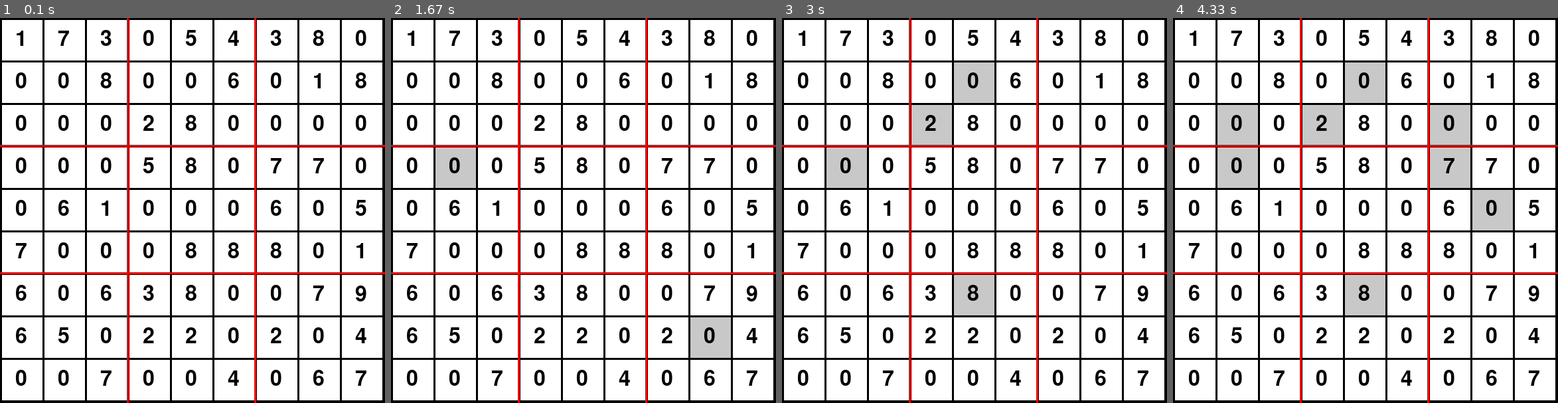
Above: before the commit, frames 1-4 (left to right).
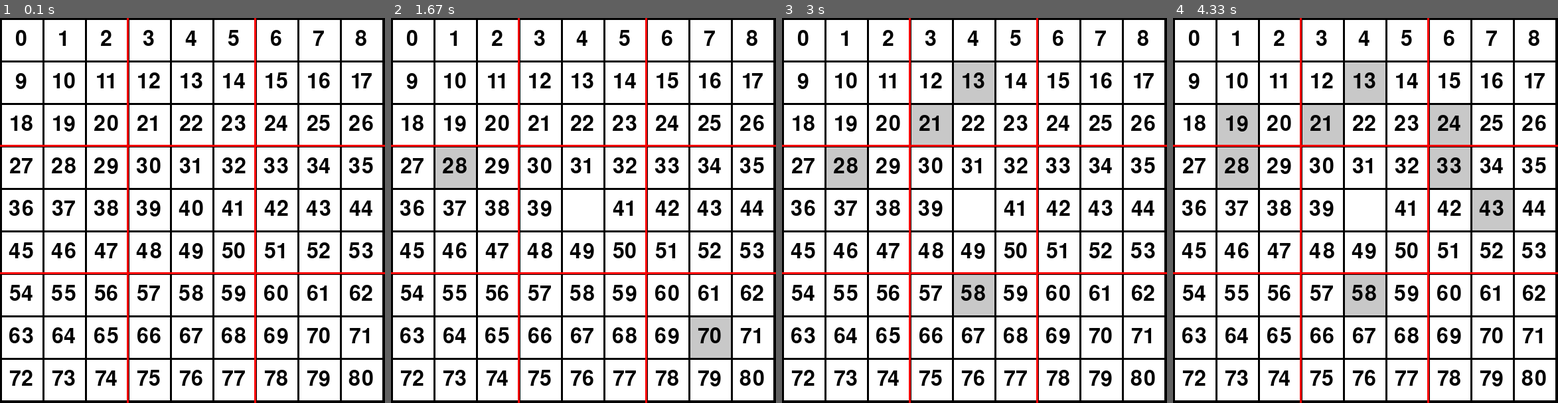
Above: after the commit, the same moments.

Repository: ravenstudios/sudoku_pygame
Game: pygame game, started from main.py
Same seed, same stepped clock (60 frames per second), same inputs: the game is played once before the commit and once after it.
Inputs (mouse positions are in pixels of both pictures, inside the frame that each line leads up to):
- Up to frame 1 (0.1 s): no input
- Up to frame 2 (1.67 s): click (583, 210) at 0.38 s; tap 0 at 0.67 s; click (464, 152) at 1.05 s; click (725, 345) at 1.38 s
- Up to frame 3 (3 s): click (982, 79) at 1.72 s; click (955, 310) at 2.05 s; click (1120, 356) at 2.38 s; click (920, 129) at 2.72 s
- Up to frame 4 (4.33 s): click (1465, 175) at 3.05 s; click (1484, 202) at 3.38 s; click (1446, 141) at 3.72 s; click (1253, 137) at 4.05 s

The runs differ from the first frame. In frame 1, 11% of the frame differs, in the area x 2-97%, y 3-96%; in frame 2, 11%; in frame 3, 11%; in frame 4, 11%.

Commit message:
can check rows and cols

Diff:
--- a/board_manager.py
+++ b/board_manager.py
@@ -6,11 +6,17 @@
 class Board_manager:
     def __init__(self):
         self.grid = []
+        count = 0
         for r in range(ROWS):
             row = []
             for c in range(COLS):
-                row.append(square.Square(c, r))
+                row.append(square.Square(c, r, count))
+                count += 1
             self.grid.append(row)
+
+        # for r in range(len(self.grid)):
+        #     for c in range(len(self.grid[r])):
+        #         print(f"r:{self.grid[r][c].row}, c:{self.grid[r][c].col}, value:{self.grid[r][c].get_value()}")
 
 
     def update(self):
@@ -28,24 +34,37 @@
         self.col = pygame.mouse.get_pos()[0] // BLOCK_SIZE
         self.grid[self.row][self.col].clicked()
         value = self.grid[self.row][self.col].get_value()
-        self.check_row(self.row, value)
+        # self.check_row(self.row, self.col, value)
+        self.check_col(self.row, self.col, value)
 
 
 
-    def check_row(self, row, value):
-        print(f"value: {value}")
+    def check_row(self, row, col, value):
+        print(f"value: {col}")
 
-        r = self.grid[row]
+        r = self.grid[row].copy()
+        x = self.grid[row][col]
+        print(f"row:{x.row}, col:{x.col}, value:{x.value}")
+        r.remove(x)
         nums = []
-        for i in range(9):
-            nums.append(self.grid[row][i].get_value())
+        for i in r:
+            nums.append(i.value)
         print(nums)
         print(value in nums)
-        # for x in r:
-        #     print(r.get_value())
 
-    def check_col(self):
-        pass
+
+    def check_col(self, row, col, value):
+        nums = []
+        col_arr = []
+        for i in range(len(self.grid)):
+            col_arr.append(self.grid[i][col])
+        x = self.grid[row][col]
+        col_arr.remove(x)
+        for c in col_arr:
+            nums.append(c.value)
+
+        print(nums)
+
 
     def check_box(self):
         pass
--- a/square.py
+++ b/square.py
@@ -3,16 +3,18 @@
 import random
 
 class Square:
-    def __init__(self, row, col):
+    def __init__(self, col, row, count):
         self.row = row
         self.col = col
-        if random.randint(0,1) == 0:
-            self.value = random.randint(1, 9)
-        else:
-            self.value = 0
+        # if random.randint(0,1) == 0:
+        #     self.value = random.randint(1, 9)
+        # else:
+            # self.value = count
+        self.value = count
+
         self.size = BLOCK_SIZE
         self.rect = pygame.Rect(0, 0, self.size, self.size)
-        self.rect.topleft = row * BLOCK_SIZE, col * BLOCK_SIZE
+        self.rect.topleft = col * BLOCK_SIZE, row * BLOCK_SIZE
         self.border_offset = 3
         self.can_edit = False
         self.background_color = WHITE
@@ -67,7 +69,7 @@
             if keys[pygame.K_9]:
                 self.change_number(9)
             if keys[pygame.K_0]:
-                self.change_number(0)
+                self.change_number("")
 
     def draw(self, surface):
         pygame.draw.rect(surface, (0, 0, 0), self.rect)
